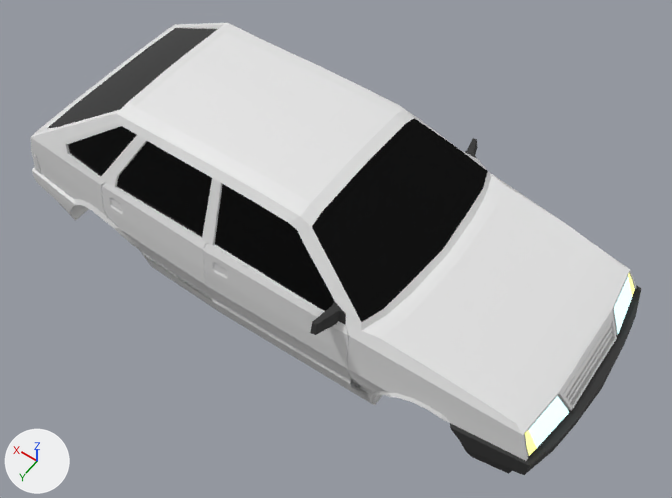
One commit to the glTF model house/scene.gltf: the scene before it, then after it.
Camera for both pictures: a camera (50 mm lens) standing at (-1.8, 2.39, 3.52) and looking at (-0.15, 0.08, -0.1). Arrows for +X, +Y and +Z are at lower left; the lights stay in place. Where no turn or scale is listed for an object, it has been applied to the vertices.

The older version as bpy lines, for what is in view:
```python
me_cube_002 = bpy.data.meshes.new('Cube.002')
me_cube_002.from_pydata(...)  # 860 vertices, 1570 faces; spans x -1.5..1.51, y -0.69..0.69, z -0.37..0.53
me_cube_003 = bpy.data.meshes.new('Cube.003')
me_cube_003.from_pydata(...)  # 10 vertices, 6 faces; spans x -1.5..-1.41, y -0.481..0.481, z -0.073..0.051
me_cube_003.materials.append(mat_material_001)  # white #ffffff
me_cube_005 = bpy.data.meshes.new('Cube.005')
me_cube_005.from_pydata(...)  # 83 vertices, 63 faces; spans x -0.69..1.37, y -0.68..0.68, z 0.16..0.5
me_cube_005.materials.append(mat_material)  # black #111111
ob_cube = bpy.data.objects.new('Cube', me_cube_002)
ob_cube.location = (0.0, 0.0, 0.0)
ob_cube_003 = bpy.data.objects.new('Cube.003', me_cube_003)
ob_cube_003.location = (0.0, 0.0, 0.0)
ob_cube_005 = bpy.data.objects.new('Cube.005', me_cube_005)
ob_cube_005.location = (0.0, 0.0, 0.0)
# also in view: 'Cube.006' at (-0.5, 0.0, 0.2); 'Cube.007' at (-1.33, 0.0, -0.19)
```
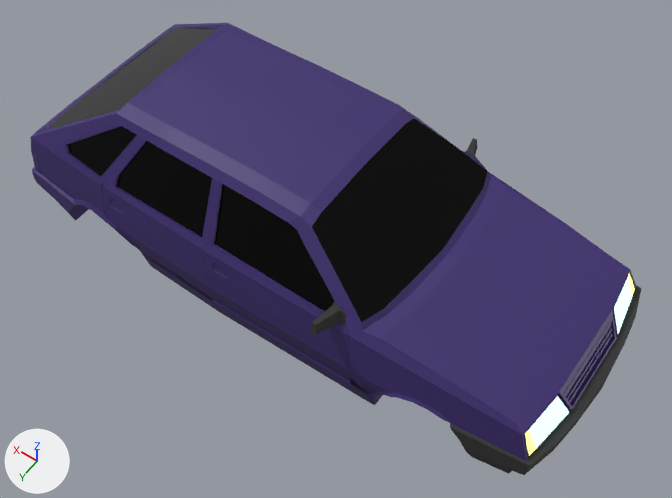
Pixel boxes (x1, y1, x2, y2) of what changed, in the pictures (672 x 498 px):
'Cube', recoloured (white to purple)
    both: (31, 23, 636, 461)

The change, as a list of edits to the scene's bpy script:
```text
Add mat_material_007:
    mat_material_007 = principled_material('Material.007')
    mat_material_007.base_color = (0.0452, 0.022, 0.157)  # dark purple #3c296e
Change me_cube_002:
    where me_cube_002.from_pydata(...)  # 860 vertices, 1570 faces; spans x -1.5..1.51, y -0.69..0.69, z -0.37..0.53
    add me_cube_002.materials.append(mat_material_007)  # dark purple #3c296e
```
